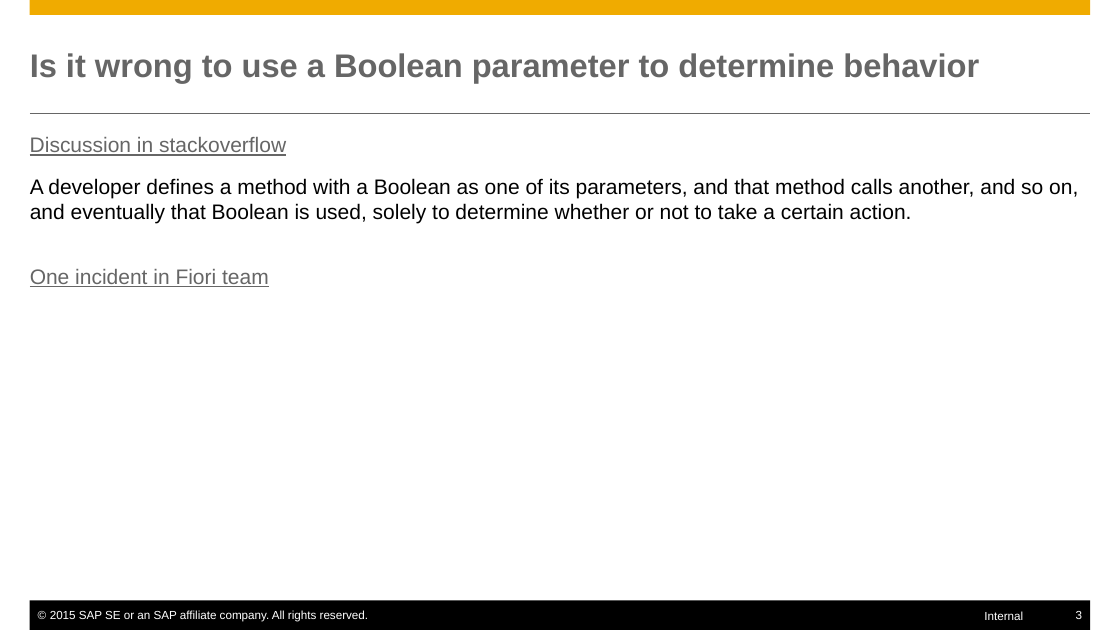
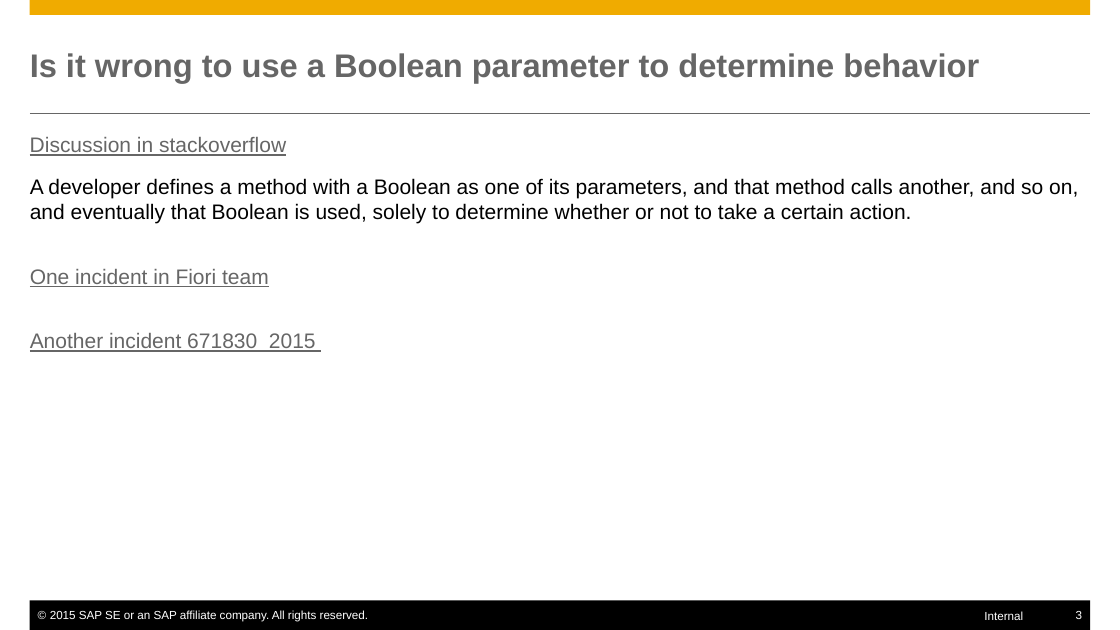
Before and after one commit to mxpang/jerryslide, a slide deck: slide 3 of 001_code_refact.pptx. Drawn at 1120x630 pixels with LibreOffice and Linux fonts; fonts in the diff are those of the drawing. Boxes give left, top, right and bottom in pixels: in the first picture for what was removed or moved away, otherwise in the second. Text is boxed around its words. In the diff, an @@ line names an element or a change of style, - is before the commit and + after.

```diff
--- a/001_code_refact.pptx
+++ b/001_code_refact.pptx
@@ text at [30, 333, 316, 352]: paragraph added @@
+Another incident 671830 2015
```
Also in this commit, not shown: 1 other slide changed, 11 slides added, 10 other files.
